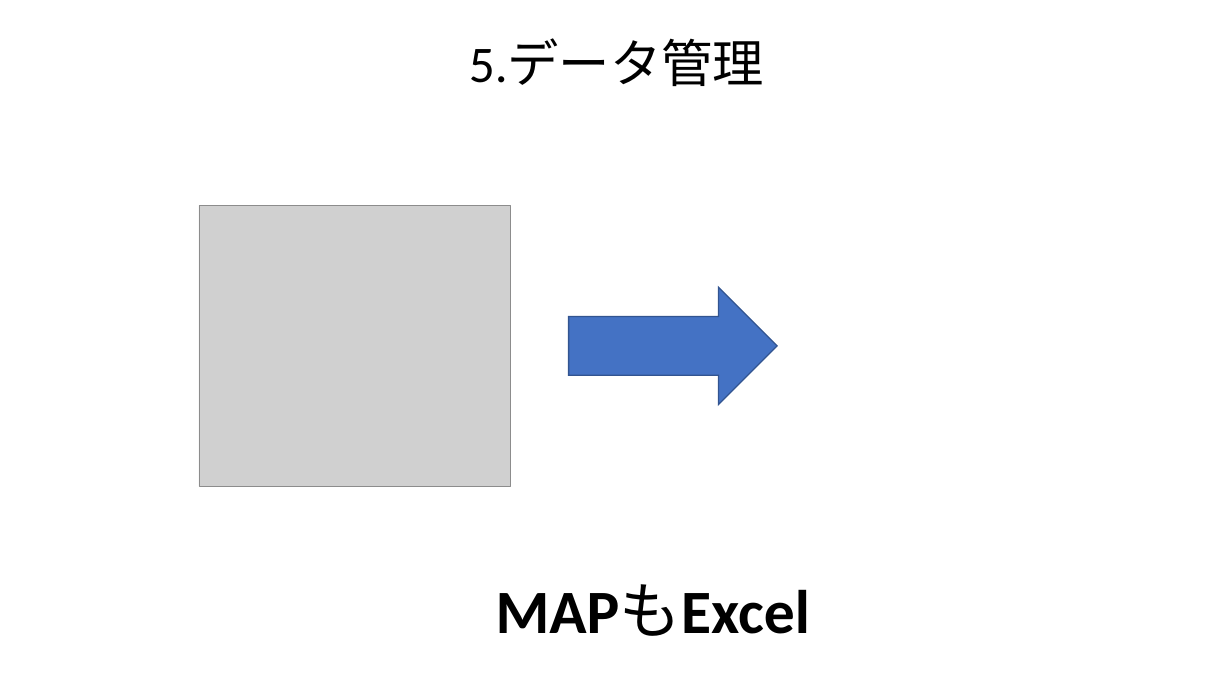
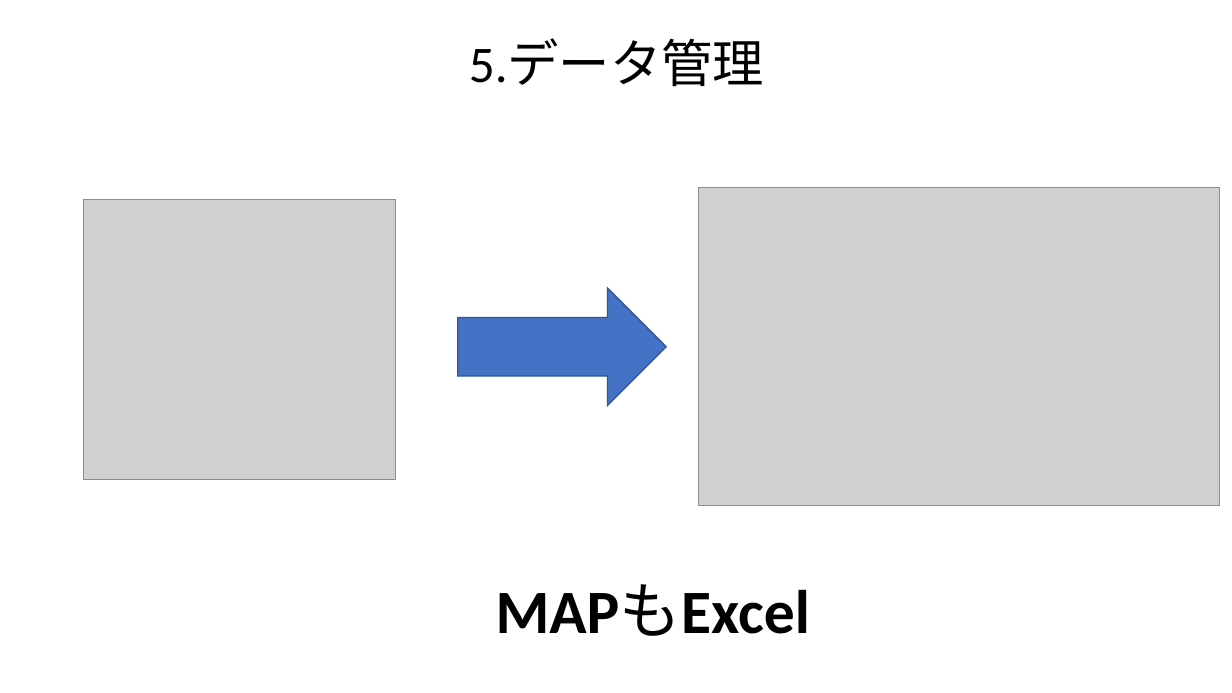
Before and after one commit to OGATIN/ENDPOINT, a slide deck: slide 28 of End Point 作業内容/発表/発表.pptx. Drawn at 1232x693 pixels with LibreOffice and Linux fonts; fonts in the diff are those of the drawing; grey boxes stand for pictures. Boxes give left, top, right and bottom in pixels: in the first picture for what was removed or moved away, otherwise in the second. Text is boxed around its words. In the diff, an @@ line names an element or a change of style, - is before the commit and + after.

```diff
--- a/End Point 作業内容/発表/発表.pptx
+++ b/End Point 作業内容/発表/発表.pptx
@@ picture: place and size @@
-picture at bbox=[199, 205, 510, 486]
+picture at bbox=[83, 199, 395, 480]
@@ picture added at bbox=[699, 188, 1220, 506] @@
@@ right arrow: place and size @@
-right arrow at bbox=[568, 287, 777, 405]
+right arrow at bbox=[457, 288, 666, 406]
```
Also in this commit, not shown: 1 other slide changed, 2 other files.
